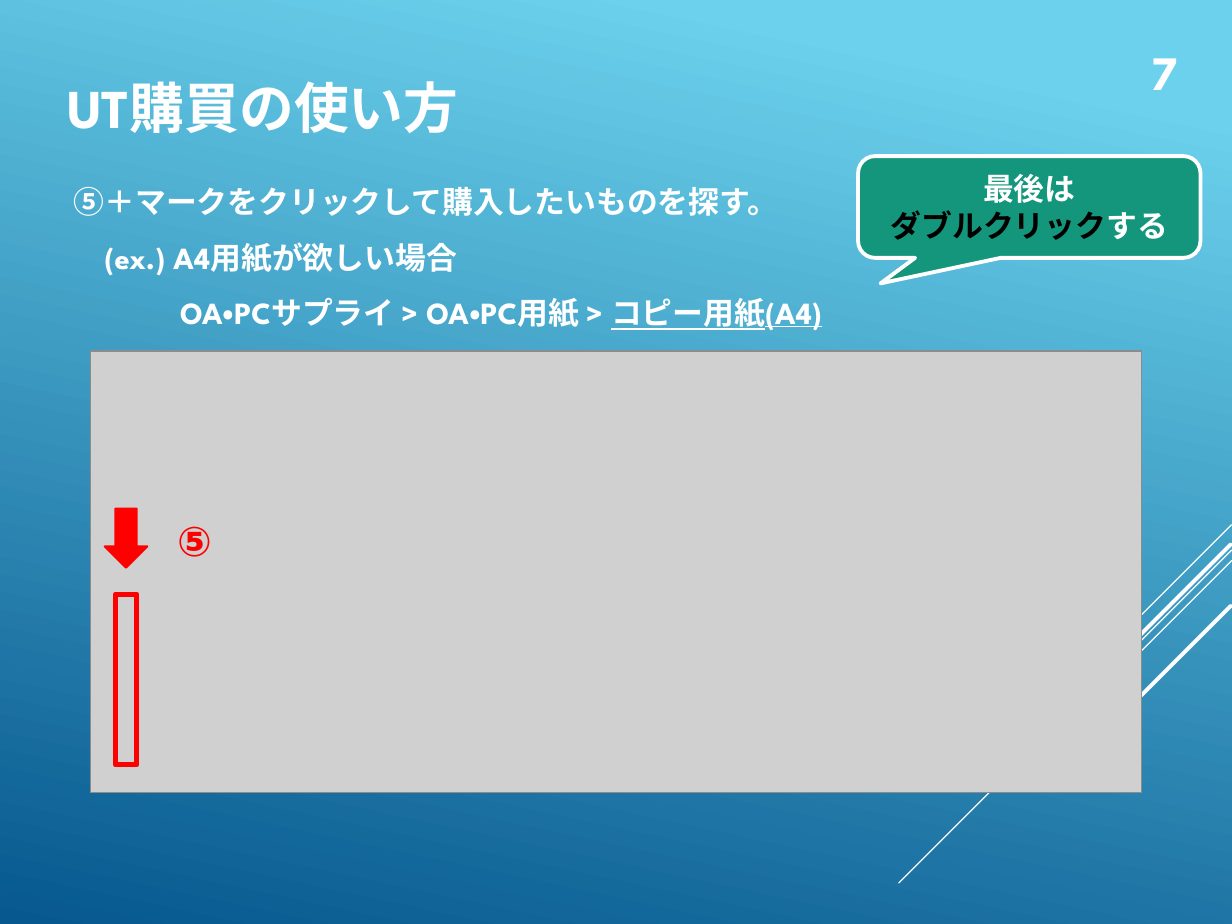
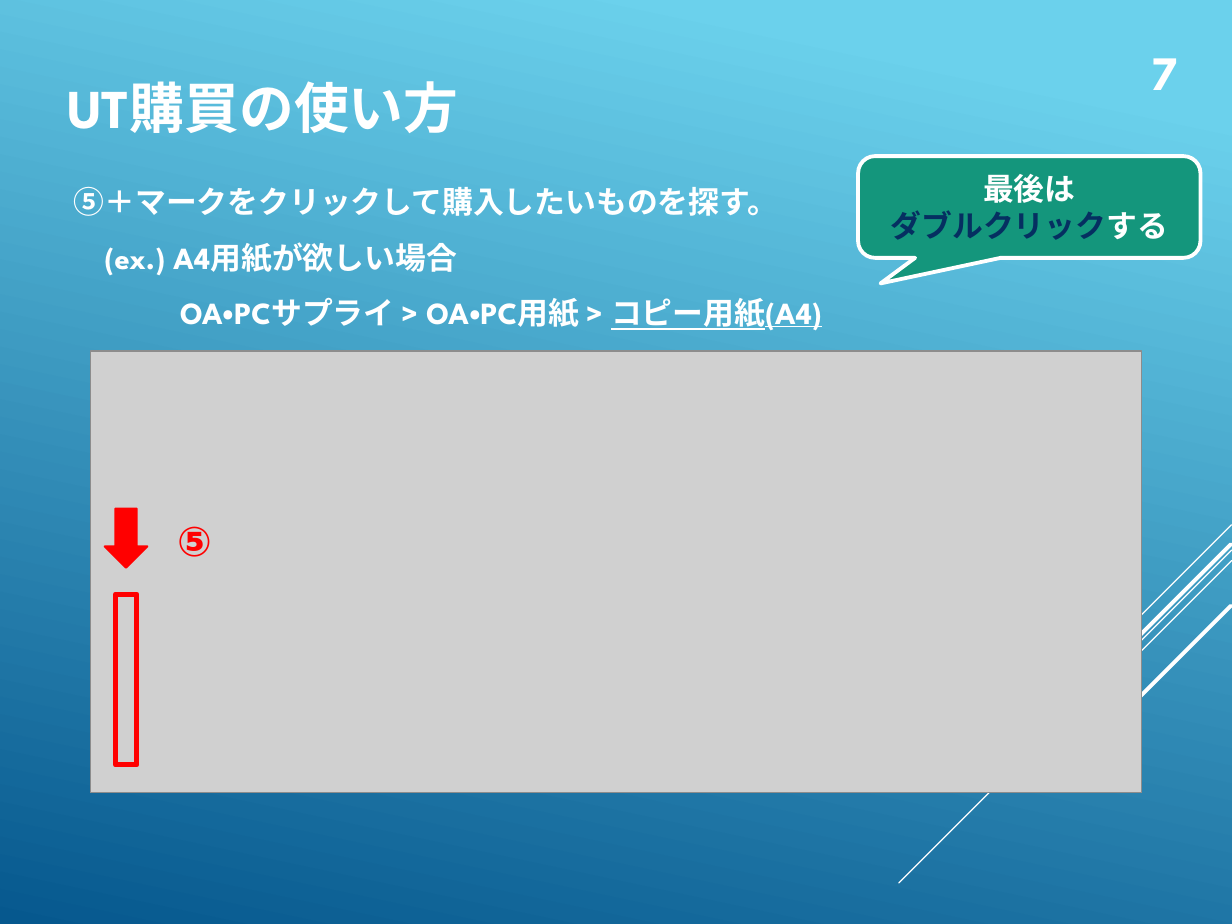
Before and after one commit to whcitizen/citizen-_task, a slide deck: slide 9 of 05_lab_orientation/庶務のお仕事.pptx. Drawn at 1232x924 pixels with LibreOffice and Linux fonts; fonts in the diff are those of the drawing; grey boxes stand for pictures. Boxes give left, top, right and bottom in pixels: in the first picture for what was removed or moved away, otherwise in the second. Text is boxed around its words. In the diff, an @@ line names an element or a change of style, - is before the commit and + after.

```diff
--- a/05_lab_orientation/庶務のお仕事.pptx
+++ b/05_lab_orientation/庶務のお仕事.pptx
@@ text in rounded speech box at bbox=[891, 210, 1168, 240]: text colour #000000 to #052F61 in "ダブルクリックする" @@
```
Also in this commit, not shown: 2 other slides changed, 1 other file.
